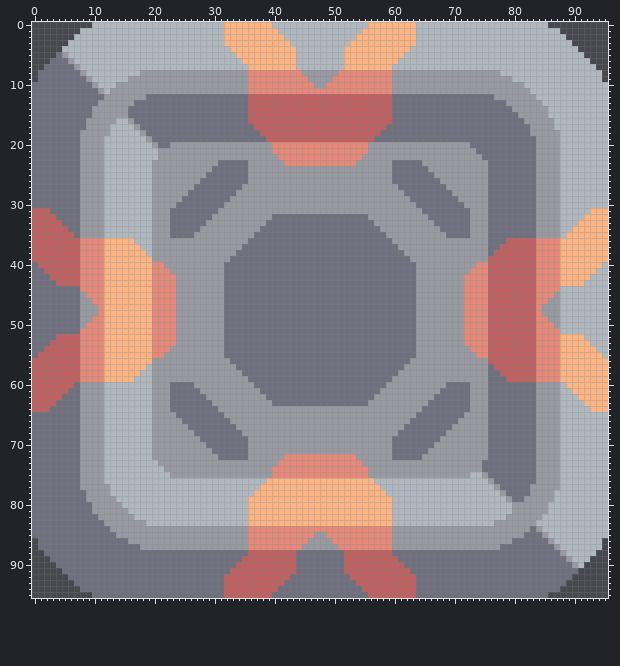
One commit to this sprite sheet: core/assets-raw/sprites/blocks/mechs/glaive-ship-pad.png. Above is the file before it was changed.
The file is 96x96 pixels. Colours within 5 levels of each other are drawn and written as one.
After:
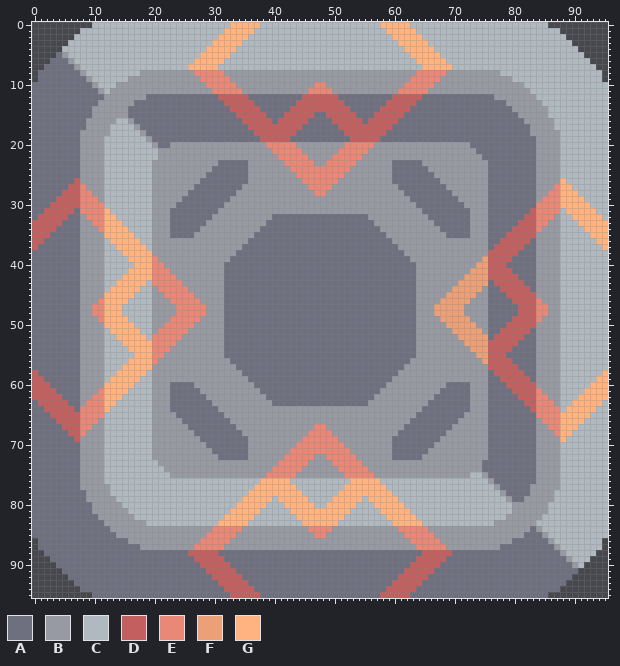
Palette (. is transparent): A #6e7080  B #989aa3  C #b0b9bf  D #c45f5f  E #ea8878  F #eba078  G #feb380
Change:
Changed rows in their new state; - is an unchanged pixel.
first column x 0:
 0 --------------------------------C-----CC----------------CC-----C--------------------------------
 1 -------------------------------------CCCC--------------CCCC-------------------------------------
 2 -------------------------------G----CCCCCC------------CCCCCC----G-------------------------------
 3 ------------------------------GG---CCCCCCCC----------CCCCCCCC---GG------------------------------
 4 -----------------------------GGGG-CCCCCCCCCC--------CCCCCCCCCC-GGGG-----------------------------
 5 ----------------------------GGGGG-CCCCCCCCCC--------CCCCCCCCCC-GGGGG----------------------------
 6 ---------------------------GGGGG---CCCCCCCCC--------CCCCCCCCC---GGGGG---------------------------
 7 --------------------------GGGGG-----CCCCCCCC--------CCCCCCCC-----GGGGG--------------------------
 8 ---------------------------EEEEE----BBBBBBBBB------BBBBBBBBB----EEEEE---------------------------
 9 ----------------------------EEEEE---BBBBBBBBBB----BBBBBBBBBB---EEEEE----------------------------
10 -----------------------------EEEEE--BBBBBBBBBBBEEBBBBBBBBBBB--EEEEE-----------------------------
11 ------------------------------EEEEE-BBBBBBBBBB----BBBBBBBBBB-EEEEE------------------------------
12 -------------------------------DDDDDAAAAAAAAA------AAAAAAAAADDDDD-------------------------------
13 --------------------------------DDDD-AAAAAAA--------AAAAAAA-DDDD--------------------------------
14 ---------------------------------DDD--AAAAA----------AAAAA--DDD---------------------------------
15 ----------------------------------DD---AAA-----AA-----AAA---DD----------------------------------
16 -----------------------------------D----A-----AAAA-----A----D-----------------------------------
17 ------------------------------------D--------AAAAAA--------D------------------------------------
18 -------------------------------------D------AAAAAAAA------D-------------------------------------
19 --------------------------------------D----AAAAAAAAAA----D--------------------------------------
20 ---------------------------------------E----BBBBBBBB----E---------------------------------------
21 ---------------------------------------------BBBBBB---------------------------------------------
22 ----------------------------------------------BBBB----------------------------------------------
23 -----------------------------------------------BB-----------------------------------------------
24 -------------------------------------------EEEEEEEEEE-------------------------------------------
25 --------------------------------------------EEEEEEEE--------------------------------------------
26 -------D-------------------------------------EEEEEE-------------------------------------G-------
27 ------DDE-------------------------------------EEEE-------------------------------------EGG------
28 -----DDDEE-------------------------------------EE-------------------------------------EEGGG-----
29 ----DDDDEEE--------------------------------------------------------------------------EEEGGGG----
30 ---DDDDDEEEE------------------------------------------------------------------------EEEEGGGGG---
31 AA-DDDD-EEEEG----------------------------------------------------------------------DEEEE-GGGG-CC
32 A---DD---EEEGG--------------------------------------------------------------------DDEEE---GG---C
33 ----------EEGGG------------------------------------------------------------------DDDEE----------
34 ----AA-----EGGGG----------------------------------------------------------------DDDDE-----CC----
35 ---AAAA-----GGGGG--------------------------------------------------------------DDDDD-----CCCC---
36 --AAAAAABBBBC----G------------------------------------------------------------D----ABBBBCCCCCC--
37 -AAAAAAABBBBCC----G----------------------------------------------------------D----AABBBBCCCCCCC-
38 AAAAAAAABBBBCCC----G--------------------------------------------------------D----AAABBBBCCCCCCCC
39 AAAAAAAABBBBCCCC----E------------------------------------------------------F----AAAABBBBCCCCCCCC
40 -AAAAAAABBBBCCCCC---------------------------------------------------------FF---AAAAABBBBCCCCCCC-
41 --AAAAAABBBBCCCC---------------------------------------------------------FFF----AAAABBBBCCCCCC--
42 ---AAAAABBBBCCC---------------------------------------------------------FFFF-----AAABBBBCCCCC---
43 ----AAAABBBBCC-----C----E----------------------------------------------FFFFFA-----AABBBBCCCC----
44 --------BBBBC-----CCB---EE--------------------------------------------FFFFFBAA-----ABBBB--------
45 ---------BBB-----CCCBB--EEE------------------------------------------FFFFFBBAAA-----BBB---------
46 ----------B-----CCCCBBB-EEEE----------------------------------------FFFFFBBBAAAA-----B----------
47 ----------E----CCCCCBBBBEEEEE--------------------------------------FFFFFBBBBAAAAA----E----------
48 ----------E----CCCCCBBBBEEEEE--------------------------------------FFFFFBBBBAAAAA----E----------
49 ----------B-----CCCCBBB-EEEE----------------------------------------FFFFFBBBAAAA-----B----------
50 ---------BBB-----CCCBB--EEE------------------------------------------FFFFFBBAAA-----BBB---------
51 --------BBBBC-----CCB---EE--------------------------------------------FFFFFBAA-----ABBBB--------
52 ----AAAABBBBCC-----C----E----------------------------------------------FFFFFA-----AABBBBCCCC----
53 ---AAAAABBBBCCC---------------------------------------------------------FFFF-----AAABBBBCCCCC---
54 --AAAAAABBBBCCCC---------------------------------------------------------FFF----AAAABBBBCCCCCC--
55 -AAAAAAABBBBCCCCC---------------------------------------------------------FF---AAAAABBBBCCCCCCC-
56 AAAAAAAABBBBCCCC----E------------------------------------------------------F----AAAABBBBCCCCCCCC
57 AAAAAAAABBBBCCC----G--------------------------------------------------------D----AAABBBBCCCCCCCC
58 -AAAAAAABBBBCC----G----------------------------------------------------------D----AABBBBCCCCCCC-
59 --AAAAAABBBBC----G------------------------------------------------------------D----ABBBBCCCCCC--
60 ---AAAA-----GGGGG--------------------------------------------------------------DDDDD-----CCCC---
61 ----AA-----EGGGG----------------------------------------------------------------DDDDE-----CC----
62 ----------EEGGG------------------------------------------------------------------DDDEE----------
63 A---DD---EEEGG--------------------------------------------------------------------DDEEE---GG---C
64 AA-DDDD-EEEEG----------------------------------------------------------------------DEEEE-GGGG-CC
65 ---DDDDDEEEE------------------------------------------------------------------------EEEEGGGGG---
66 ----DDDDEEE--------------------------------------------------------------------------EEEGGGG----
67 -----DDDEE-------------------------------------EE-------------------------------------EEGGG-----
68 ------DDE-------------------------------------EEEE-------------------------------------EGG------
69 -------D-------------------------------------EEEEEE-------------------------------------G-------
70 --------------------------------------------EEEEEEEE--------------------------------------------
71 -------------------------------------------EEEEEEEEEE-------------------------------------------
72 -----------------------------------------------BB-----------------------------------------------
73 ----------------------------------------------BBBB----------------------------------------------
74 ---------------------------------------------BBBBBB---------------------------------------------
75 ---------------------------------------E----BBBBBBBB----E---------------------------------------
76 --------------------------------------G----CCCCCCCCCC----G--------------------------------------
77 -------------------------------------G------CCCCCCCC------G-------------------------------------
78 ------------------------------------G--------CCCCCC--------G------------------------------------
79 -----------------------------------G----C-----CCCC-----C----G-----------------------------------
80 ----------------------------------GG---CCC-----CC-----CCC---GG----------------------------------
81 ---------------------------------GGG--CCCCC----------CCCCC--GGG---------------------------------
82 --------------------------------GGGG-CCCCCCC--------CCCCCCC-GGGG--------------------------------
83 -------------------------------GGGGGCCCCCCCCC------CCCCCCCCCGGGGG-------------------------------
84 ------------------------------EEEEE-BBBBBBBBBB----BBBBBBBBBB-EEEEE------------------------------
85 -----------------------------EEEEE--BBBBBBBBBBBEEBBBBBBBBBBB--EEEEE-----------------------------
86 ----------------------------EEEEE---BBBBBBBBBB----BBBBBBBBBB---EEEEE----------------------------
87 ---------------------------EEEEE----BBBBBBBBB------BBBBBBBBB----EEEEE---------------------------
88 --------------------------DDDDD-----AAAAAAAA--------AAAAAAAA-----DDDDD--------------------------
89 ---------------------------DDDDD---AAAAAAAAA--------AAAAAAAAA---DDDDD---------------------------
90 ----------------------------DDDDD-AAAAAAAAAA--------AAAAAAAAAA-DDDDD----------------------------
91 -----------------------------DDDD-AAAAAAAAAA--------AAAAAAAAAA-DDDD-----------------------------
92 ------------------------------DD---AAAAAAAA----------AAAAAAAA---DD------------------------------
93 -------------------------------D----AAAAAA------------AAAAAA----D-------------------------------
94 -------------------------------------AAAA--------------AAAA-------------------------------------
95 --------------------------------A-----AA----------------AA-----A--------------------------------
